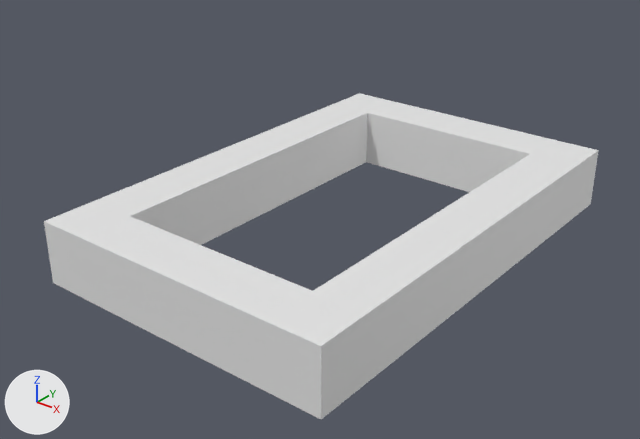
Before and after pictures for a commit that changed the OBJ model project/Resources/Model/Rail.obj.
The view is the same before and after, from a camera (50 mm lens) standing at (1.011, -1.847, 0.798) and looking at (-0.013, -0.567, 0.004). Every picture has the same lights, and +X, +Y and +Z are marked at lower left. Where no turn or scale is listed for an object, it has been applied to the vertices.

Script lines for the objects in view, before the commit:
```python
me_rail = bpy.data.meshes.new('Rail')
me_rail.from_pydata(...)  # 32 vertices, 64 faces; spans x -0.334..0.334, y -0.998..0.003, z -0.067..0.067
ob_rail = bpy.data.objects.new('Rail', me_rail)
ob_rail.location = (0.0, 0.0, 0.0)
```
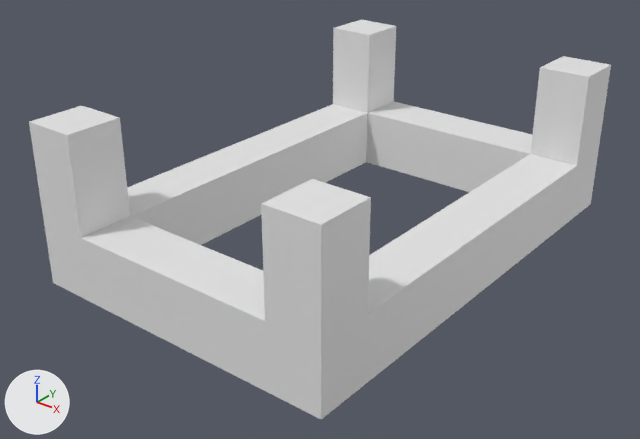
Pixel boxes (x1, y1, x2, y2) of what changed, in the pictures (640 x 439 px):
```json
{"object": "Rail", "change": "reshaped", "before": [44, 93, 599, 419], "after": [29, 20, 611, 419], "on screen": "22% taller"}
{"part": 1, "of": "me_rail", "change": "built on", "before": [44, 93, 598, 346], "after": [29, 20, 611, 346]}
```

The change, as JSON lines over the scene's bpy script:
```json
{"block": "me_rail", "where": "# used by ob_rail; location = (0.0, 0.0, 0.0)"}
{"op": "remove", "block": "me_rail", "code": "me_rail.from_pydata(...)  # 32 vertices, 64 faces; spans x -0.334..0.334, y -0.998..0.003, z -0.067..0.067"}
{"op": "add", "block": "me_rail", "code": "me_rail.from_pydata(...)  # 48 vertices, 96 faces; spans x -0.334..0.334, y -0.998..0.003, z -0.067..0.264"}
{"block": "me_rail", "change": "me_rail part 1"}
{"block": "me_rail", "change": "8 faces are deleted"}
{"block": "me_rail", "change": "16 new vertices lie (0.0, 0.0, 0.197) away from vertices in x -0.334..0.334, y -0.998..0.003, z 0.067"}
{"block": "me_rail", "change": "40 new faces join them"}
```
